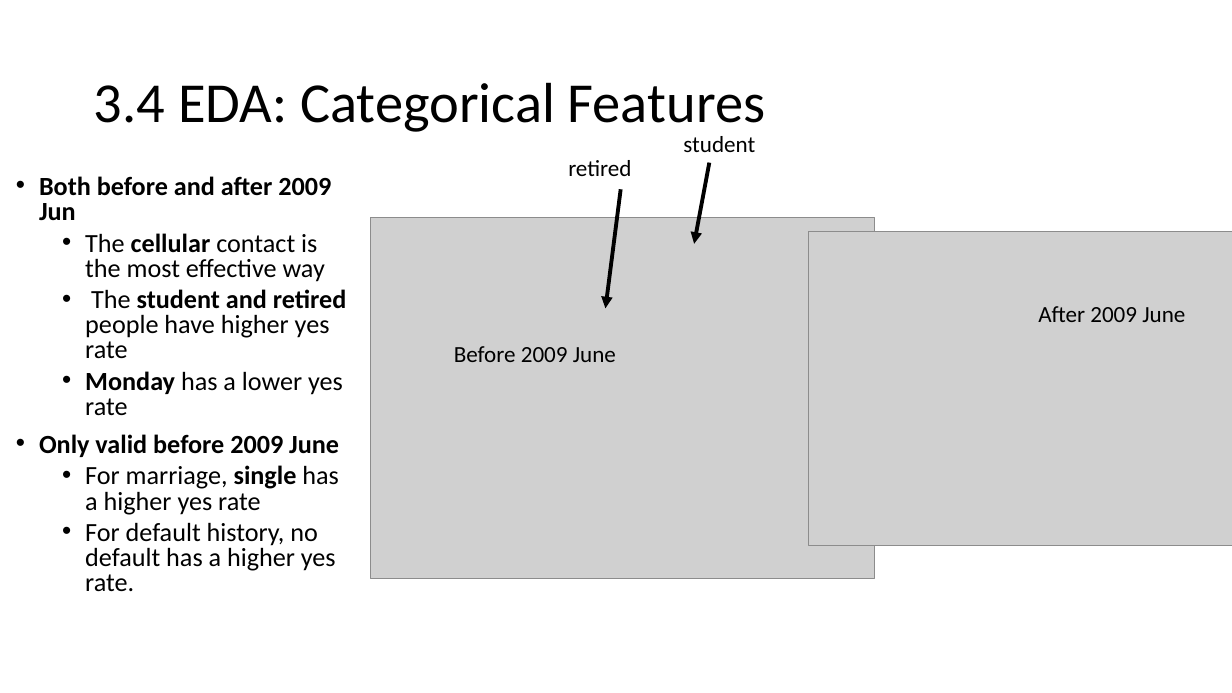
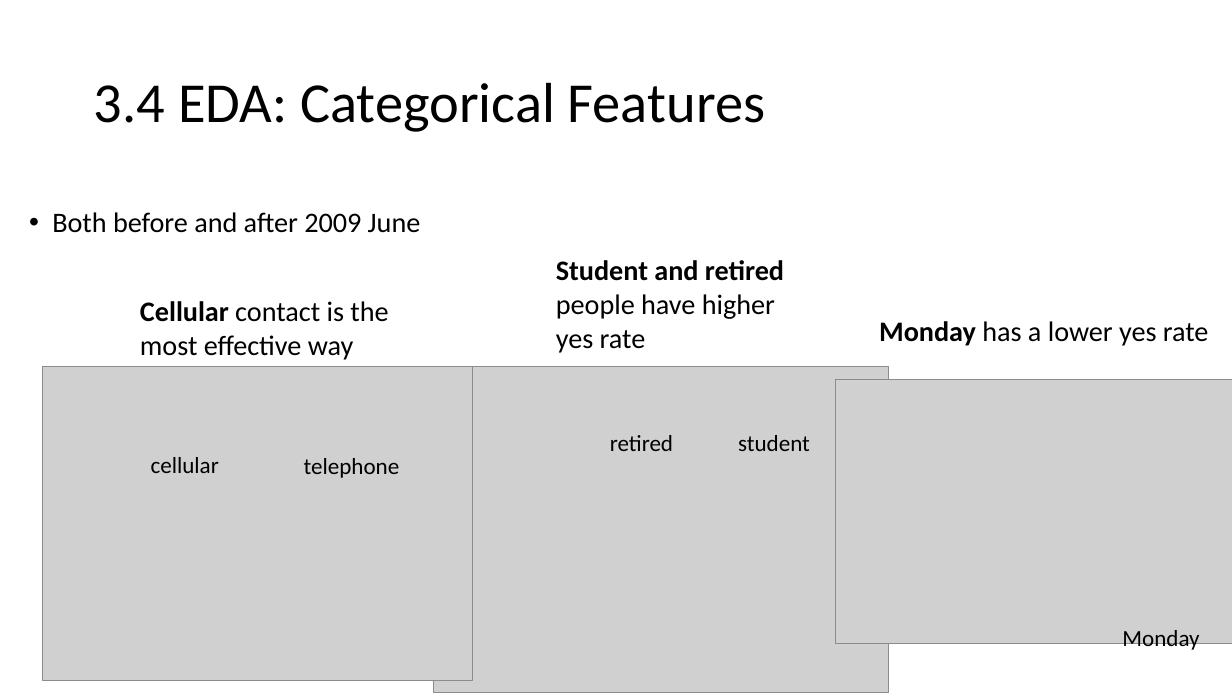
Before and after one commit to jianghan2013/UCI_data, a slide deck: slide 8 of ds_challenge_presentation_HanJiang.pptx. Drawn at 1232x693 pixels with LibreOffice and Linux fonts; fonts in the diff are those of the drawing; grey boxes stand for pictures. Boxes give left, top, right and bottom in pixels: in the first picture for what was removed or moved away, otherwise in the second. Text is boxed around its words. In the diff, an @@ line names an element or a change of style, - is before the commit and + after.

Commit message:
final fix

```diff
--- a/ds_challenge_presentation_HanJiang.pptx
+++ b/ds_challenge_presentation_HanJiang.pptx
@@ arrow removed from (710, 163) to (694, 244) @@
@@ arrow removed from (621, 189) to (605, 309) @@
@@ text at (x1=52, y1=212, x2=421, y2=233): text changed; size 20.4 to 22 pt @@
-• Both before and after 2009 Jun
-  • The cellular contact is the most effective way
-  • The student and retired people have higher yes rate
-  • Monday has a lower yes rate
-• Only valid before 2009 June
-  • For marriage, single has a higher yes rate
-  • For default history, no default has a higher yes rate.
+• Both before and after 2009 June
@@ text added at (x1=556, y1=260, x2=784, y2=353), 22 pt, text #000000 @@
+  Student and retired people have higher yes rate
@@ text added at (x1=140, y1=301, x2=388, y2=360), 22 pt, text #000000 @@
+  Cellular contact is the most effective way
@@ text added at (x1=879, y1=321, x2=1209, y2=346), 22 pt, text #000000 @@
+  Monday has a lower yes rate
@@ text removed at (x1=1038, y1=306, x2=1185, y2=322) @@
-After 2009 June
@@ text removed at (x1=454, y1=346, x2=616, y2=362) @@
-Before 2009 June
@@ picture resized from (x1=809, y1=231, x2=1232, y2=545) to (x1=43, y1=366, x2=472, y2=680) @@
@@ picture resized from (x1=371, y1=217, x2=875, y2=579) to (x1=434, y1=366, x2=889, y2=691) @@
@@ picture added at (x1=836, y1=380, x2=1232, y2=643) @@
@@ text "retired" moved from (x1=568, y1=160, x2=631, y2=176) to (x1=610, y1=435, x2=673, y2=451) @@
@@ text "student" moved from (x1=683, y1=136, x2=755, y2=152) to (x1=738, y1=435, x2=810, y2=451) @@
@@ text added at (x1=151, y1=457, x2=219, y2=473), 18 pt, text #000000 @@
+cellular
@@ text added at (x1=304, y1=458, x2=400, y2=478), 18 pt, text #000000 @@
+telephone
@@ text added at (x1=1122, y1=630, x2=1199, y2=652), 18 pt, text #000000 @@
+Monday
```
Also in this commit, not shown: 7 other slides changed.
